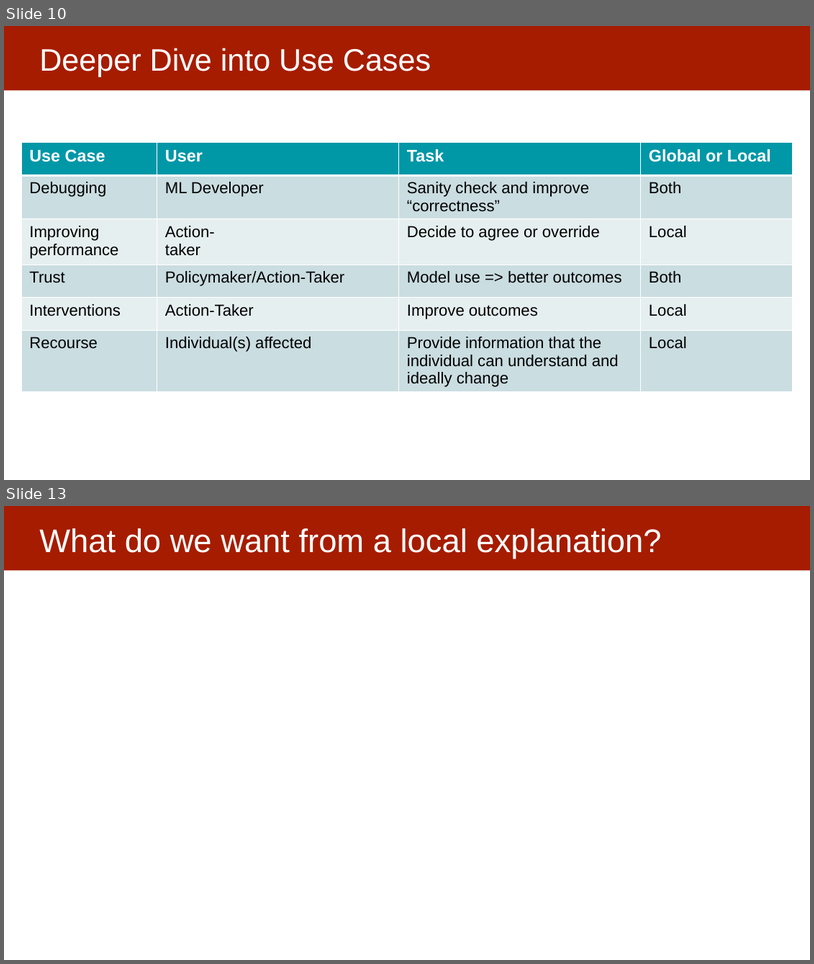
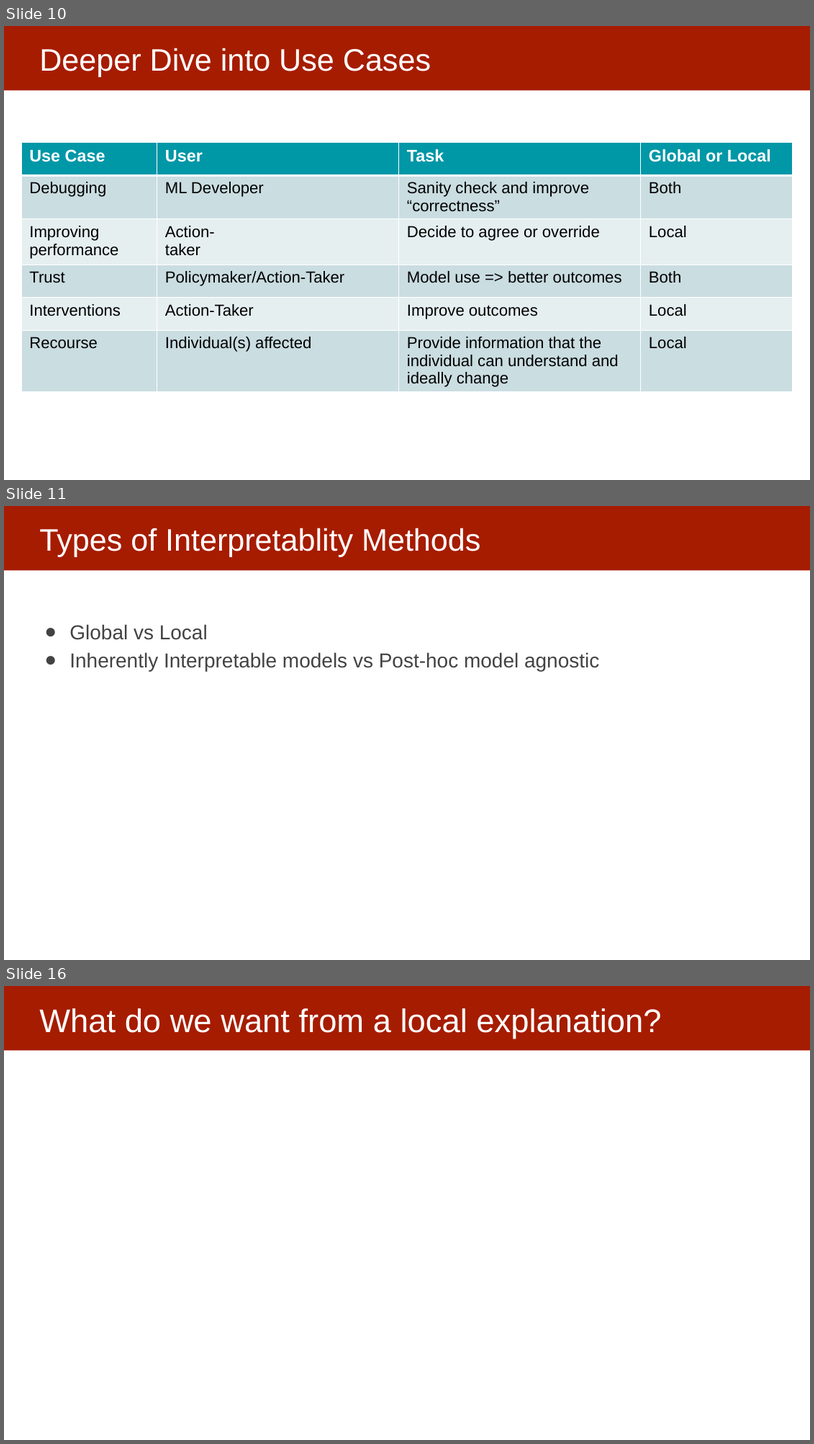
Before and after one commit to dssg/MLinPractice, a slide deck: Lectures/Lecture13-InterpretabilityOverview.pptx. Shown one above the other, each under a label of ours: slides 10 and 13 before the commit, slides 10, 11 and 16 after it; the slides between them are not shown. The pictures are 814x964 and 814x1444 pixels, drawn with LibreOffice and Linux fonts; fonts in the diff are those of the drawing. Boxes give left, top, right and bottom in pixels: in the first picture for what was removed or moved away, otherwise in the second. Text is boxed around its words. In the diff, an @@ line names an element or a change of style, - is before the commit and + after.

```diff
--- a/Lectures/Lecture13-InterpretabilityOverview.pptx
+++ b/Lectures/Lecture13-InterpretabilityOverview.pptx
@@ slide 11 added at [4,506,810,960], background #FFFFFF; not listed: 1 template element that a slide beside it also shows @@
@@ title added at [39,528,481,556], 37 pt, text #FFFFFF @@
+Types of Interpretablity Methods
@@ text added at [70,624,599,671], 24 pt, text #434343 @@
+● Global vs Local
+● Inherently Interpretable models vs Post-hoc model agnostic
@@ what was slide 13 is now slide 16 @@
```
Also in this commit, not shown: 4 slides changed, 5 other slides added.
